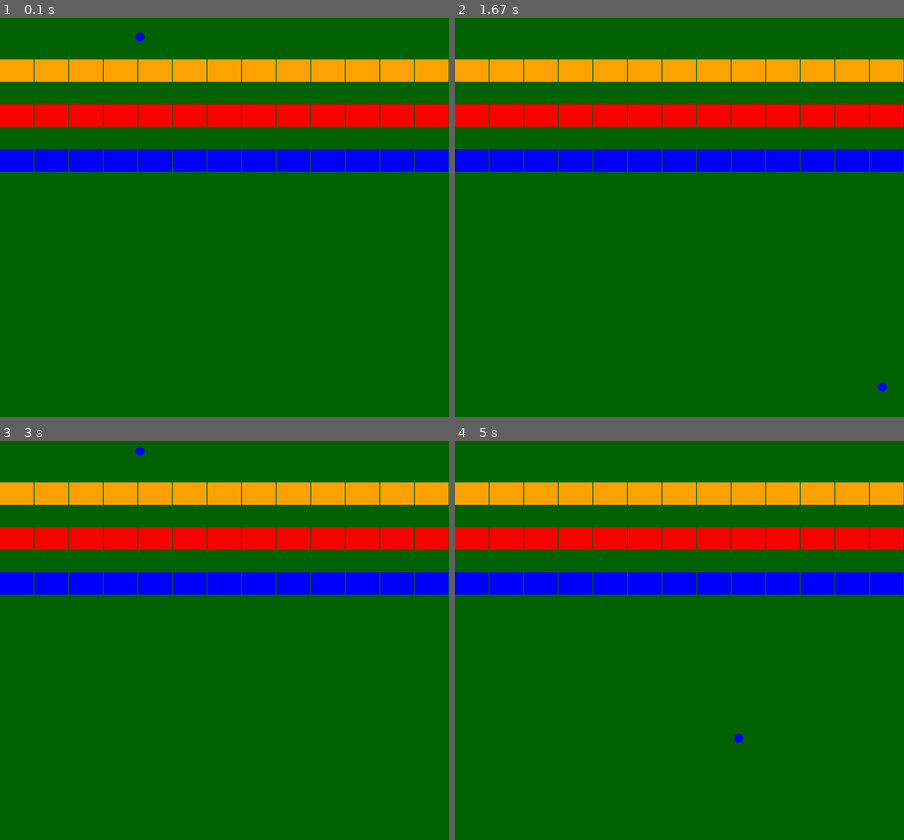
Above: before the commit, frames 1-4 (two rows, left to right).
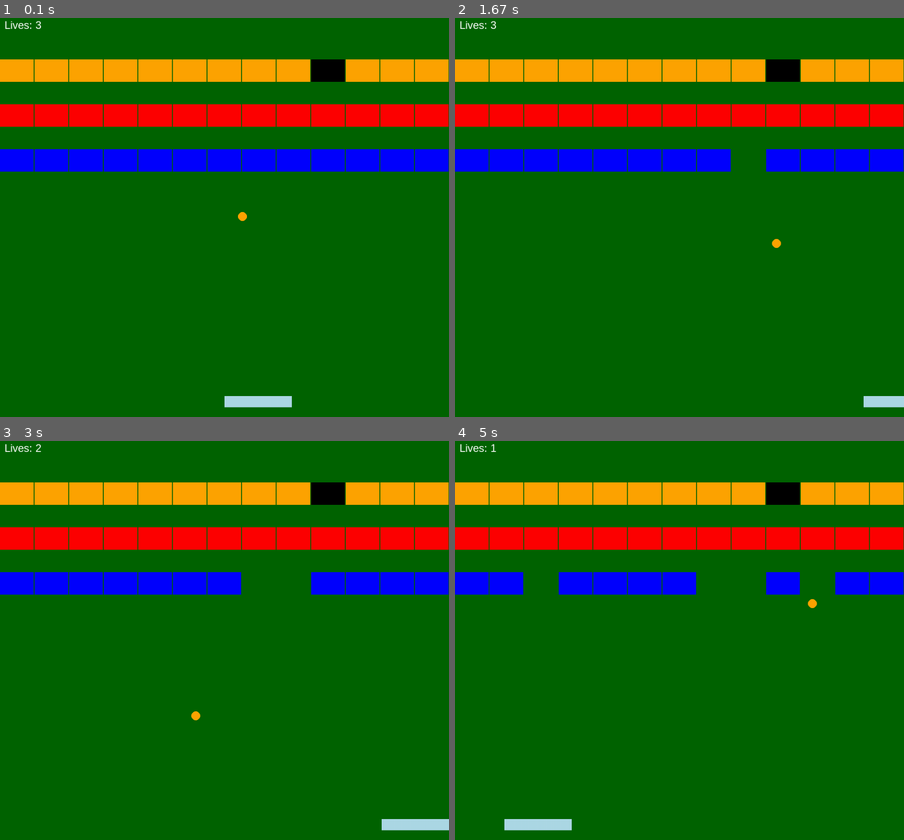
Above: after the commit, the same moments.

Repository: T3rra1227/basicOOP
Game: pygame game, started from OOP.py
Two runs of this game, one before a commit and one after it. Both use one fixed random seed, a clock stepped at 60 frames per second and the inputs below.
Inputs:
- Up to frame 1 (0.1 s): no input
- Up to frame 2 (1.67 s): hold Right 0.33-0.8 s; hold Right 0.88-1.35 s; hold Left from 1.38 s (still down)
- Up to frame 3 (3 s): release Left at 1.92 s; hold Left 1.95-2.35 s; hold Right from 2.38 s (still down)
- Up to frame 4 (5 s): release Right at 3.02 s; hold Left 3.05-3.52 s; hold Right 3.55-4.02 s; hold Right 4.05-4.52 s; hold Left from 4.55 s (still down)

The runs differ from the first frame. In frame 1, 1.0% of the frame differs, in the area x 1-77%, y 0-98%; in frame 2, 1.3%; in frame 3, 1.9%; in frame 4, 2.7%, in the area x 1-85%, y 0-98%.

Commit message:
Update OOP.py

Diff:
--- a/OOP.py
+++ b/OOP.py
@@ -11,18 +11,26 @@
         self.xPos = x
         self.yPos = y
         self.colour = colour
-        self.ySpeed = 10
+        self.ySpeed = -10
         self.xSpeed = 8
 
-    def move(self):
+    def move(self, lives):
         self.yPos += self.ySpeed
         self.xPos += self.xSpeed
-        if self.yPos > 900 or self.yPos < 0:
+        if self.yPos < 0:
             self.ySpeed *= -1
+        if self.yPos > 900:
+            lives -= 1
+            self.ySpeed *= -1
+            self.yPos = 700
+            self.xPos = 500
         if self.xPos > 1000 or self.xPos < 0:
             self.xSpeed *= -1
             #xPos = 1000
+
         drawEllipse(self.xPos, self.yPos, 20, 20, self.colour)
+
+        return lives
 
 class Brick():
     def __init__(self,x,y, colour):
@@ -32,19 +40,53 @@
         self.colour = colour
         self.width = 75
         self.height = 50
+        self.active = True
 
     def draw(self):
-        drawRect(self.xPos,self.yPos,self.width, self.height, self.colour)
+        if self.active:
+            drawRect(self.xPos,self.yPos,self.width, self.height, self.colour)
 
+    def detectHit(self,balls):
+        for ball in balls:
+            if self.xPos <= ball.xPos <= self.xPos + self.width:
+                if self.yPos <= ball.yPos <= self.yPos + self.height:
+                    ball.ySpeed *= -1
+                    return True
+        return False
 
-xPos = 500
-yPos = 0
-ySpeed = 0
-xSpeed = random.randint(-10,10)
-nBalls = random.randint(1,1000)
+    def update(self,balls):
+        self.draw()
+        if self.active and self.detectHit(balls):
+            self.active = False
+
+class Bat(Brick): # inherits the Brick class: all the traits brick has, bat now has - appears on exams
+    def __init__(self,x,y,colour):
+        super().__init__(x,y,colour)
+        self.width = 150
+        self.height = 25
+
+    def update(self,balls): #overriding brick data
+        self.draw()
+        self.detectHit(balls)
+        if keyPressed("right"):
+            self.xPos += 10
+        if keyPressed("left"):
+            self.xPos -= 10
+
+        if self.xPos > 1150:
+            self.xPos = 0
+        if self.xPos < 0:
+            self.xPos = 110
+
+class MultiBrick(Brick):
+    def update(self,balls):
+        self.draw()
+        if self.active and self.detectHit(balls):
+            self.active = False
+            balls.append( Ball(self.xPos, self.yPos, "yellow"))
 
 colours = ["red","orange","purple","blue","green"]
-balls = [ Ball(random.randint(50,850),0,random.choice(colours)) for i in range(1) ]
+balls = [ Ball(500,500,random.choice(colours)) for i in range(1) ]
 bricks = []
 
 for x in range(0,1000,77):
@@ -52,12 +94,29 @@
     bricks.append(Brick(x,200,"red"))
     bricks.append(Brick(x,300,"blue"))
 
-while True:
+randomPos = random.randint(0,len(bricks))
+removedBrick = bricks.pop(randomPos)
+bricks.insert(randomPos,MultiBrick(removedBrick.xPos,removedBrick.yPos,"black"))
+
+
+bat = Bat(500,850,"lightblue") # Instantiation
+lives = 3
+livesLabel = makeLabel("Lives:", 24, 10, 10, "white")
+showLabel(livesLabel)
+gameOverLabel = makeLabel("GAME OVER", 80, 300, 450,"red")
+
+running = True
+while running:
     clearShapes()
+    changeLabel(livesLabel, "Lives: " + str(lives))
+    bat.update(balls)
     for b in balls:
-        b.move()
+        lives = b.move(lives)
+        if lives <= 0:
+            showLabel(gameOverLabel)
+            running = False
     for brick in bricks:
-        brick.draw()
+        brick.update(balls)
     tick(60)
     updateDisplay()
 
